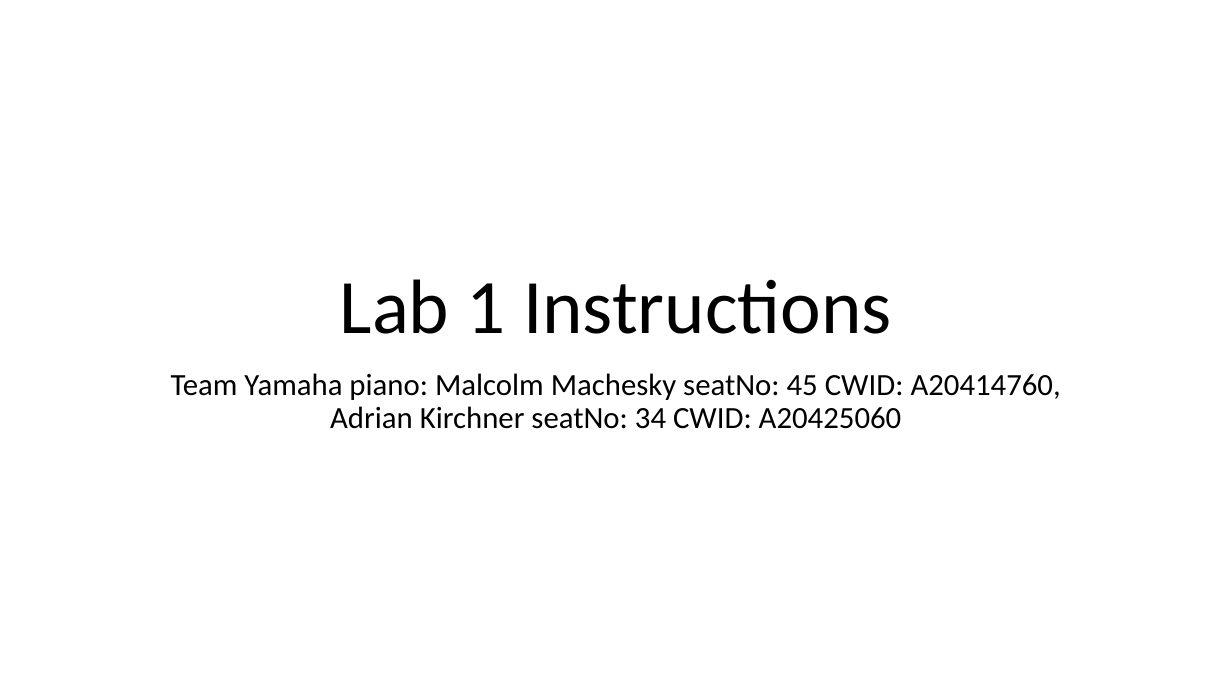
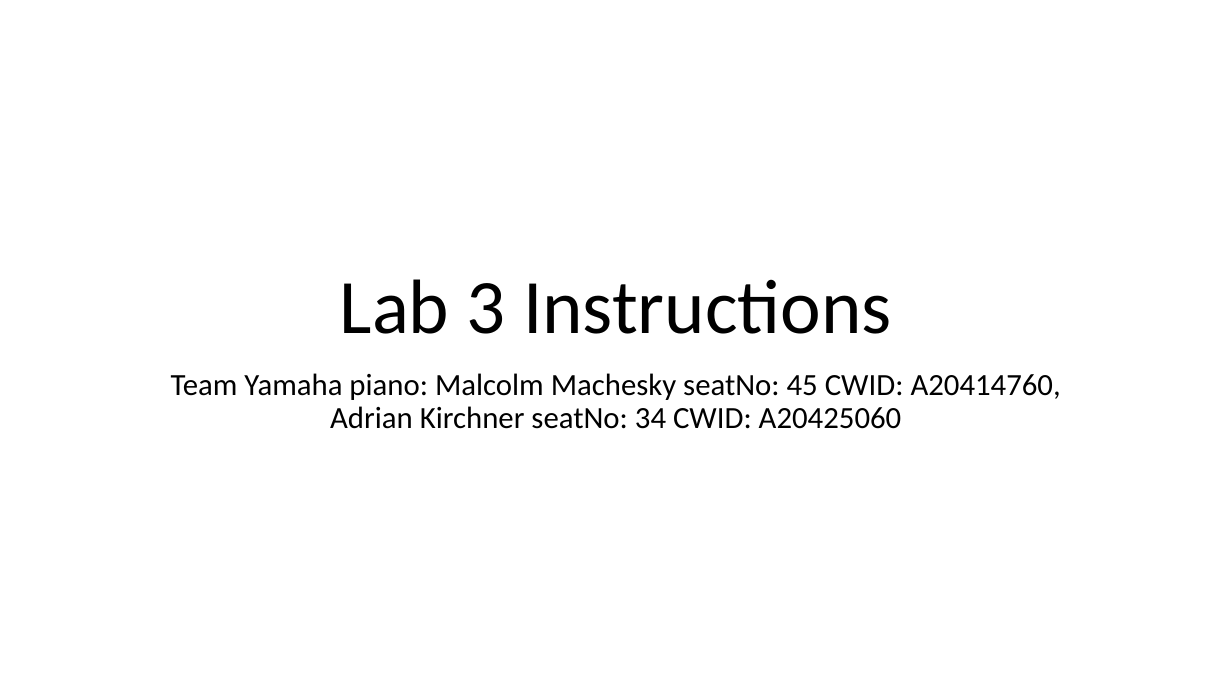
Before and after one commit to malcolm5858/Lab-1-cs-430, a slide deck: slide 1 of Lab1Instructions.pptx. Drawn at 1232x693 pixels with LibreOffice and Linux fonts; fonts in the diff are those of the drawing. Boxes give left, top, right and bottom in pixels: in the first picture for what was removed or moved away, otherwise in the second. Text is boxed around its words. In the diff, an @@ line names an element or a change of style, - is before the commit and + after.

```diff
--- a/Lab1Instructions.pptx
+++ b/Lab1Instructions.pptx
@@ title at (340, 279, 891, 334): text changed @@
-Lab 1 Instructions
+Lab 3 Instructions
```
Also in this commit, not shown: 1 other slide changed, 16 other files.
